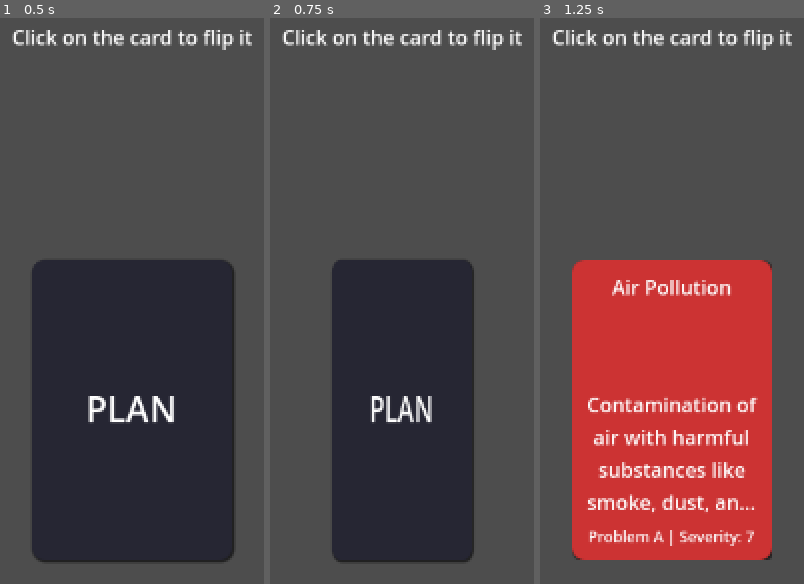
Above: before the commit, frames 1-3 (left to right).
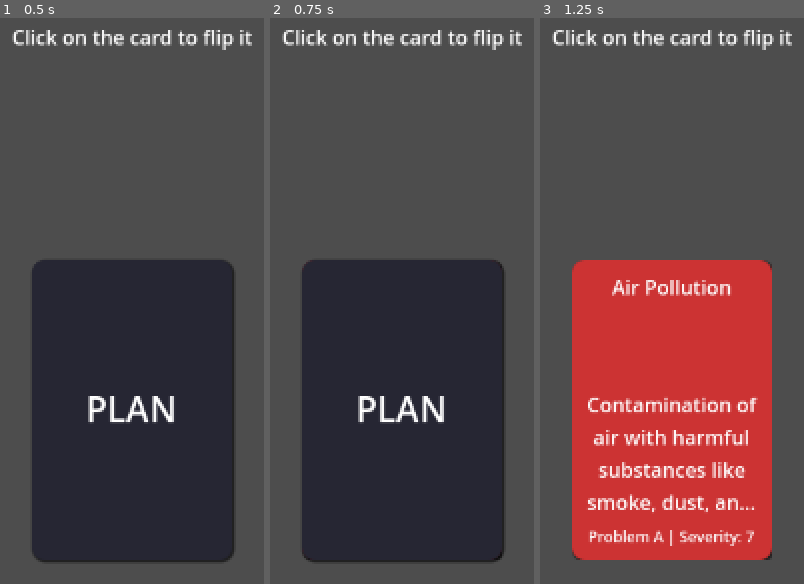
Above: after the commit, the same moments.

Repository: notalentgeek/plan-game
Game: Godot game, scene res://demos/card/simple_card_demo.tscn
Two runs of this game, one before a commit and one after it. Both use one fixed random seed, a clock stepped at 60 frames per second and the inputs below.
Inputs (mouse positions are in pixels of both pictures, inside the frame that each line leads up to):
- Up to frame 1 (0.5 s): no input
- Up to frame 2 (0.75 s): tap Enter at 0.5 s; click (402, 408) at 0.67 s
- Up to frame 3 (1.25 s): no input

Frame 1 is identical in both runs. In frame 2, 13% of the frame differs, in the area x 12-89%, y 42-97%; in frame 3, nothing differs.

Commit message:
Added Simpler Neat Flipping Animation
The next thing to do is to smooth the animation.

Diff:
--- a/plan-game/scripts/classes/card_visual.gd
+++ b/plan-game/scripts/classes/card_visual.gd
@@ -208,53 +208,39 @@
 	# Create animation library
 	var library = AnimationLibrary.new()
 
-	# Create flip to front animation
+	# Create a simple flip to front animation - just visibility toggle
 	var flip_to_front_anim = Animation.new()
-	flip_to_front_anim.length = 0.3
-
-	# Track for scaling (to simulate perspective)
-	var scale_track = flip_to_front_anim.add_track(Animation.TYPE_VALUE)
-	flip_to_front_anim.track_set_path(scale_track, ":scale")
-	flip_to_front_anim.track_insert_key(scale_track, 0.0, Vector2(1.0, 1.0))
-	flip_to_front_anim.track_insert_key(scale_track, 0.15, Vector2(0.1, 1.0))
-	flip_to_front_anim.track_insert_key(scale_track, 0.3, Vector2(1.0, 1.0))
+	flip_to_front_anim.length = 0.1  # Very short, just a quick transition
 
 	# Track for front visibility
 	var front_track = flip_to_front_anim.add_track(Animation.TYPE_VALUE)
 	flip_to_front_anim.track_set_path(front_track, "CardContainer/CardFront:visible")
 	flip_to_front_anim.track_insert_key(front_track, 0.0, false)
-	flip_to_front_anim.track_insert_key(front_track, 0.15, true)
+	flip_to_front_anim.track_insert_key(front_track, 0.1, true)
 
 	# Track for back visibility
 	var back_track = flip_to_front_anim.add_track(Animation.TYPE_VALUE)
 	flip_to_front_anim.track_set_path(back_track, "CardContainer/CardBack:visible")
 	flip_to_front_anim.track_insert_key(back_track, 0.0, true)
-	flip_to_front_anim.track_insert_key(back_track, 0.15, false)
+	flip_to_front_anim.track_insert_key(back_track, 0.1, false)
 
 	library.add_animation("flip_to_front", flip_to_front_anim)
 
-	# Create flip to back animation
+	# Create a simple flip to back animation - just visibility toggle
 	var flip_to_back_anim = Animation.new()
-	flip_to_back_anim.length = 0.3
-
-	# Track for scaling
-	scale_track = flip_to_back_anim.add_track(Animation.TYPE_VALUE)
-	flip_to_back_anim.track_set_path(scale_track, ":scale")
-	flip_to_back_anim.track_insert_key(scale_track, 0.0, Vector2(1.0, 1.0))
-	flip_to_back_anim.track_insert_key(scale_track, 0.15, Vector2(0.1, 1.0))
-	flip_to_back_anim.track_insert_key(scale_track, 0.3, Vector2(1.0, 1.0))
+	flip_to_back_anim.length = 0.1
 
 	# Track for front visibility
 	front_track = flip_to_back_anim.add_track(Animation.TYPE_VALUE)
 	flip_to_back_anim.track_set_path(front_track, "CardContainer/CardFront:visible")
 	flip_to_back_anim.track_insert_key(front_track, 0.0, true)
-	flip_to_back_anim.track_insert_key(front_track, 0.15, false)
+	flip_to_back_anim.track_insert_key(front_track, 0.1, false)
 
 	# Track for back visibility
 	back_track = flip_to_back_anim.add_track(Animation.TYPE_VALUE)
 	flip_to_back_anim.track_set_path(back_track, "CardContainer/CardBack:visible")
 	flip_to_back_anim.track_insert_key(back_track, 0.0, false)
-	flip_to_back_anim.track_insert_key(back_track, 0.15, true)
+	flip_to_back_anim.track_insert_key(back_track, 0.1, true)
 
 	library.add_animation("flip_to_back", flip_to_back_anim)
 
@@ -262,7 +248,7 @@
 	var hover = Animation.new()
 	hover.length = 0.2
 
-	scale_track = hover.add_track(Animation.TYPE_VALUE)
+	var scale_track = hover.add_track(Animation.TYPE_VALUE)
 	hover.track_set_path(scale_track, ":scale")
 	hover.track_insert_key(scale_track, 0.0, Vector2(1.0, 1.0))
 	hover.track_insert_key(scale_track, 0.2, Vector2(1.05, 1.05))
